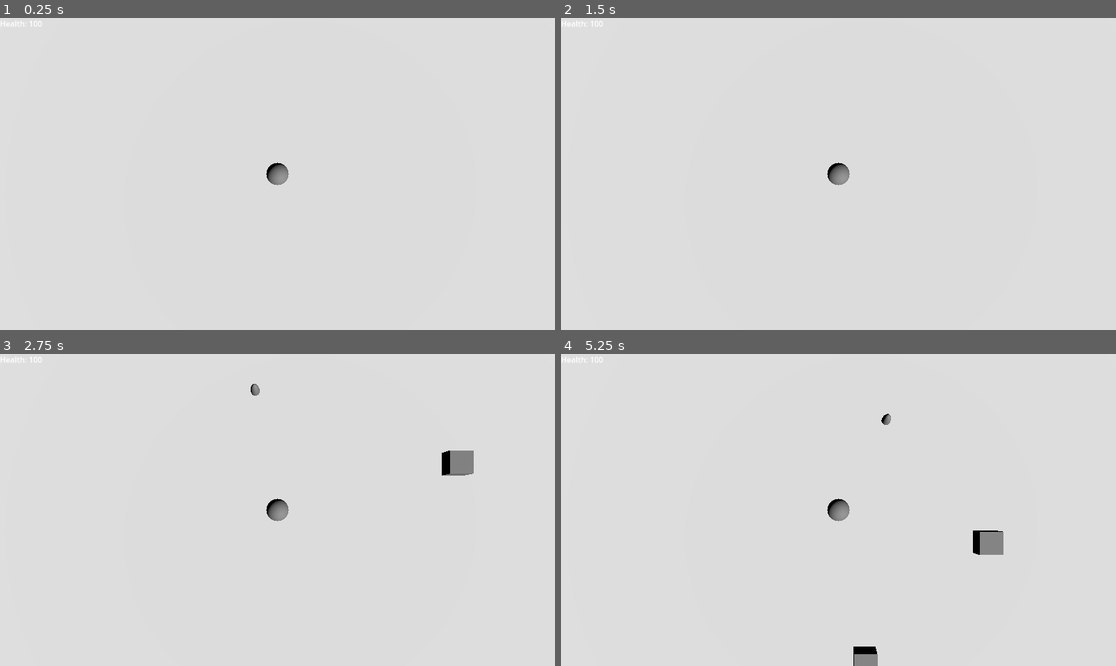
Above: before the commit, frames 1-4 (two rows, left to right).
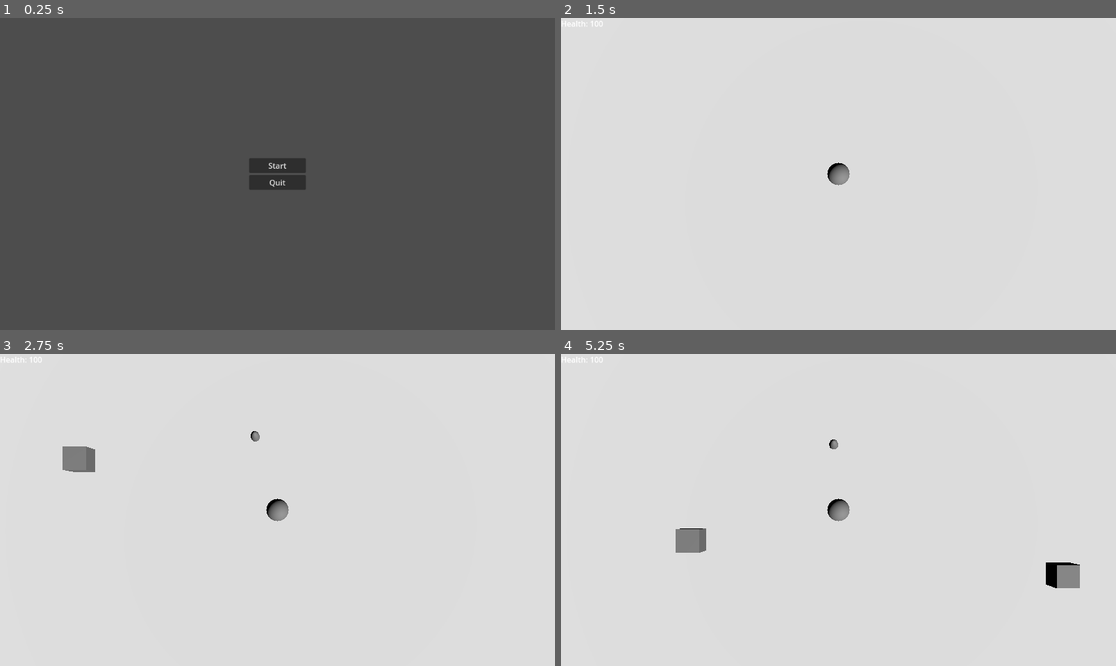
Above: after the commit, the same moments.

Repository: kyykaarme/fmx-gamejam-topdown-shooter-2025
Game: Godot game, scene res://scenes/menu.tscn
Same seed, same stepped clock (60 frames per second), same inputs: the game is played once before the commit and once after it. Before the commit the project starts from res://scenes/game.tscn.
Inputs (mouse positions are in pixels of both pictures, inside the frame that each line leads up to):
- Up to frame 1 (0.25 s): no input
- Up to frame 2 (1.5 s): click (838, 164) at 0.5 s, where only the run after the commit has a clickable "Start"; tap Enter at 1.25 s; move the mouse to (960, 158) at 1.27 s; hold Right (ui_right) from 1.28 s (still down)
- Up to frame 3 (2.75 s): move the mouse to (166, 525) at 2.02 s; release Right (ui_right) at 2.03 s; hold Down (ui_down) from 2.03 s (still down)
- Up to frame 4 (5.25 s): move the mouse to (894, 441) at 2.77 s; release Down (ui_down) at 2.78 s; hold Right (ui_right) 2.78-3.53 s; move the mouse to (810, 572) at 3.52 s; hold Up (ui_up) 3.53-4.28 s; move the mouse to (1005, 556) at 4.27 s; hold Left (ui_left) from 4.28 s (still down); move the mouse to (672, 463) at 5.02 s

The runs differ from the first frame. In frame 1, 100% of the frame differs, in the area x 0-100%, y 0-100%; in frame 2, nothing differs; in frame 3, 1.0%; in frame 4, 1.7%.

Commit message:
Menu scence

Diff:
--- a/project.godot
+++ b/project.godot
@@ -11,7 +11,7 @@
 [application]
 
 config/name="Fmx Gamejam TopDown Shooter 2025"
-run/main_scene="uid://bjgmpmrn0qbee"
+run/main_scene="uid://0cuiase0c7fg"
 config/features=PackedStringArray("4.4", "GL Compatibility")
 config/icon="res://icon.svg"
 
@@ -20,10 +20,6 @@
 player=""
 enemy=""
 
-[physics]
-
-3d/default_gravity=9.8
-
 [rendering]
 
 renderer/rendering_method="gl_compatibility"
--- /dev/null
+++ b/scenes/menu.tscn
@@ -0,0 +1,39 @@
+[gd_scene load_steps=2 format=3 uid="uid://0cuiase0c7fg"]
+
+[ext_resource type="Script" uid="uid://buoyggi4md8v3" path="res://scripts/menu.gd" id="1_yqeox"]
+
+[node name="Menu" type="Control"]
+layout_mode = 3
+anchors_preset = 15
+anchor_right = 1.0
+anchor_bottom = 1.0
+grow_horizontal = 2
+grow_vertical = 2
+script = ExtResource("1_yqeox")
+
+[node name="VBoxContainer" type="VBoxContainer" parent="."]
+layout_mode = 1
+anchors_preset = 8
+anchor_left = 0.5
+anchor_top = 0.5
+anchor_right = 0.5
+anchor_bottom = 0.5
+offset_left = -59.0
+offset_top = -33.0
+offset_right = 59.0
+offset_bottom = 33.0
+grow_horizontal = 2
+grow_vertical = 2
+
+[node name="StartButton" type="Button" parent="VBoxContainer"]
+layout_mode = 2
+focus_neighbor_bottom = NodePath("../QuitButton")
+text = "Start"
+
+[node name="QuitButton" type="Button" parent="VBoxContainer"]
+layout_mode = 2
+focus_neighbor_top = NodePath("../StartButton")
+text = "Quit"
+
+[connection signal="pressed" from="VBoxContainer/StartButton" to="." method="_on_start_button_pressed"]
+[connection signal="pressed" from="VBoxContainer/QuitButton" to="." method="_on_quit_button_pressed"]
--- a/scripts/enemy.gd
+++ b/scripts/enemy.gd
@@ -1,6 +1,6 @@
 extends CharacterBody3D
 
-var speed = 1.0
+var speed = 0.5
 var health = 30
 var damage = 10
 @onready var player = get_tree().get_first_node_in_group("player")
--- /dev/null
+++ b/scripts/menu.gd
@@ -0,0 +1,9 @@
+extends Control
+
+
+func _on_start_button_pressed() -> void:
+	get_tree().change_scene_to_file("res://scenes/game.tscn")
+
+
+func _on_quit_button_pressed() -> void:
+	get_tree().quit()
Not shown, added: scripts/menu.gd.uid
